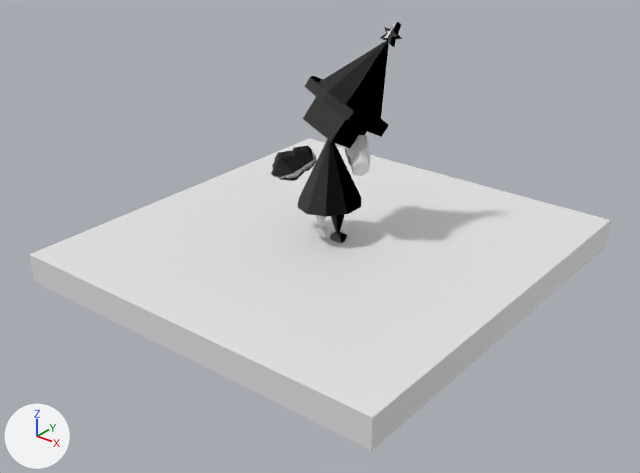
An edit to the glTF model model1.glb, drawn before and after from the same camera.
Both versions are drawn from a 50 mm camera at (23.7, -30.3, 30.0) aimed at (0.6, -1.5, 12.2). The lights are fixed; the arrows at lower left show +X, +Y and +Z. Where no turn or scale is listed for an object, it has been applied to the vertices. Vertices at the same position are counted once.

Names of what the first picture shows: 'Cube', 'RmR', 'armL', 'head', 'torso'.
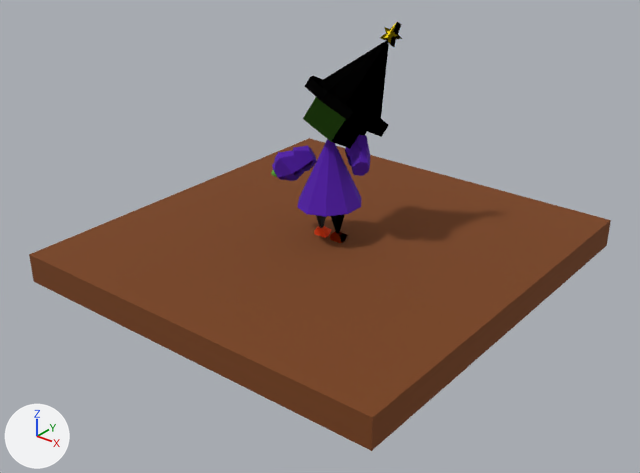
Where the newer file only moved an object's origin or applied its transform, the numbers keep the older frame.

What differs and where, as boxes (x1, y1, x2, y2) in the pictures (640 x 473 px; the box of a moved part takes in the faces that stretch with it):
'Cube', recoloured (white to brown)
    both: (29, 138, 611, 451)
'torso', moved, turned, rescaled
    both: (297, 139, 361, 217)
'armL', moved, turned, rescaled
    both: (271, 146, 317, 181)
part 2 of me_cube_011, moved or reshaped
    both: (303, 97, 367, 148)
part 3 of me_cube_011, recoloured
    both: (380, 22, 397, 40)
part 4 of me_cube_011, recoloured
    both: (387, 22, 400, 45)
part 5 of me_cube_011, recoloured
    both: (305, 40, 387, 101)
part 6 of me_cube_011, recoloured
    both: (322, 40, 389, 122)
part 7 of me_cube_010, recoloured
    both: (345, 150, 368, 176)
part 8 of me_cube_010, recoloured (grey to purple)
    both: (345, 135, 370, 171)

Edits to the bpy script that builds the scene:
```text
Add mat_material_047:
    mat_material_047 = principled_material('Material.047')
    mat_material_047.base_color = (0.0841, 0.00684, 0.402)  # purple #5214aa
    mat_material_047.roughness = 1.0
Add mat_material_045:
    mat_material_045 = principled_material('Material.045')
    mat_material_045.base_color = (0.0841, 0.00684, 0.402)  # purple #5214aa
    mat_material_045.roughness = 1.0
Add mat_material_017:
    mat_material_017 = principled_material('Material.017')
    mat_material_017.base_color = (1.0, 0.738, 0.0)  # yellow #ffdf00
    mat_material_017.roughness = 1.0
Add mat_material_007:
    mat_material_007 = principled_material('Material.007')
    mat_material_007.base_color = (0.0147, 0.0147, 0.0147)  # black #202020
    mat_material_007.roughness = 1.0
Add mat_material_001:
    mat_material_001 = principled_material('Material.001')
    mat_material_001.base_color = (1.0, 0.738, 0.0)  # yellow #ffdf00
    mat_material_001.roughness = 1.0
Add mat_material_029:
    mat_material_029 = principled_material('Material.029')
    mat_material_029.base_color = (0.0147, 0.0147, 0.0147)  # black #202020
    mat_material_029.roughness = 1.0
Change me_cube_009:
    used by ob_arml; location = (0.0, 1.14, 13.37); scale = (1.85, 1.85, 1.85)
    remove me_cube_009.from_pydata(...)  # 79 vertices, 126 faces; spans x -1.422..-0.419, y -1.348..-0.416, z 0.345..1.303
    add me_cube_009.from_pydata(...)  # 79 vertices, 126 faces; spans x 0.0..6.169, y -3.059..3.207, z -2.27..2.326
    me_cube_009 part 1: 79 vertices removed from x -1.422..-0.419, y -1.348..-0.416, z 0.345..1.303; 79 vertices added at x 0.0..6.169, y -3.059..3.207, z -2.27..2.326
    add me_cube_009.materials.append(mat_material_012)  # green #65ad3c
    add me_cube_009.materials.append(mat_material_013)  # purple #5214aa
    add me_cube_009.materials.append(mat_material_014)  # green #65ad3c
    add me_cube_009.materials.append(mat_material_015)  # purple #5214aa
Change me_cube_011:
    where me_cube_011.from_pydata(...)  # 99 vertices, 146 faces; spans x -1.57..2.51, y -2.26..1.48, z 2.46..8.2
    me_cube_011 part 2: 22 of 99 vertices moved; they spanned x -0.99..1.56, y -2.19..0.74, z 2.46..5.64 and now span x -0.99..1.56, y -2.19..0.74, z 2.46..5.64; mean shift (0.0, 0.0, 0.0); largest move (0.29, 0.55, 3.41) -> (1.56, -1.35, 5.04)
    me_cube_011 part 3: 22 faces spanning x 1.26..1.92, y 0.77..1.48, z 7.3..8.2 switch from no material to mat_material_017 (yellow #ffdf00)
    me_cube_011 part 4: 22 faces spanning x 1.64..2.16, y 0.67..1.48, z 7.09..8.2 switch from no material to mat_material_001 (yellow #ffdf00)
    me_cube_011 part 5: 39 faces spanning x -1.57..1.84, y -2.26..1.24, z 3.35..7.45 switch from no material to mat_material_007 (black #202020)
    me_cube_011 part 6: 43 faces spanning x -1.07..2.51, y -2.26..1.24, z 3.19..7.45 switch from no material to mat_material_029 (black #202020)
    add me_cube_011.materials.append(mat_material_004)  # red #e75e73
    add me_cube_011.materials.append(mat_material_020)  # red #e75e73
    add me_cube_011.materials.append(mat_material_010)  # green #65ad3c
Change me_cube_010:
    where me_cube_010.from_pydata(...)  # 79 vertices, 126 faces; spans x 0.21..2.06, y -1.42..0.47, z 1.48..3.25
    me_cube_010 part 7: 35 faces spanning x 0.21..2.01, y -1.42..0.47, z 1.48..2.58 switch from no material to mat_material_045 (purple #5214aa)
    me_cube_010 part 8: 35 faces spanning x 0.44..2.06, y -1.42..0.47, z 1.84..3.25 switch from no material to mat_material_047 (purple #5214aa)
    add me_cube_010.materials.append(mat_material_044)  # green #65ad3c
    add me_cube_010.materials.append(mat_material_046)  # green #65ad3c
Change me_cube_007:
    where me_cube_007.from_pydata(...)  # 33 vertices, 34 faces; spans x -0.79..0.79, y -1.54..0.31, z -0.08..1.77
    used by ob_torso; location = (0.0, 1.14, 13.37); scale = (1.85, 1.85, 1.85)
    me_cube_007 part 9: the loose piece of 13 vertices spanning x -0.79..0.79, y -1.54..0.31, z -0.08..1.77 is scaled about its middle by (-5.19, 9.34, 5.19), then moved by (0.0, 0.61, -20.15)
    add me_cube_007.materials.append(mat_material_002)  # black #202020
    add me_cube_007.materials.append(mat_material_005)  # purple #5214aa
    add me_cube_007.materials.append(mat_material_016)  # purple #5214aa
    add me_cube_007.materials.append(mat_material_003)  # black #202020
Change me_cube_008:
    where me_cube_008.from_pydata(...)  # 8 vertices, 12 faces; spans x -1.0..1.0, y -1.0..1.0, z -1.0..1.0
    add me_cube_008.materials.append(mat_material_006)  # brown #7a4219
Change ob_arml:
    ob_arml.location: (0.0, 1.14, 13.37) -> (-1.06, 0.03, 15.4)
    ob_arml.rotation_euler: (0.0, 0.0, 0.0) -> (-2.794, -0.51, 0.665)  # degrees (0, 0, 0) -> degrees (-160, -29, 38)
    ob_arml.scale: (1.85, 1.85, 1.85) -> (-0.357, -0.198, -0.357)
Change ob_torso:
    ob_torso.location: (0.0, 1.14, 13.37) -> (0.0, 0.0, 21.83)
    ob_torso.rotation_euler: (0.0, 0.0, 0.0) -> (-3.142, 0.0, 0.0)  # degrees (0, 0, 0) -> degrees (-180, 0, 0)
    ob_torso.scale: (1.85, 1.85, 1.85) -> (-0.357, -0.198, -0.357)
```
